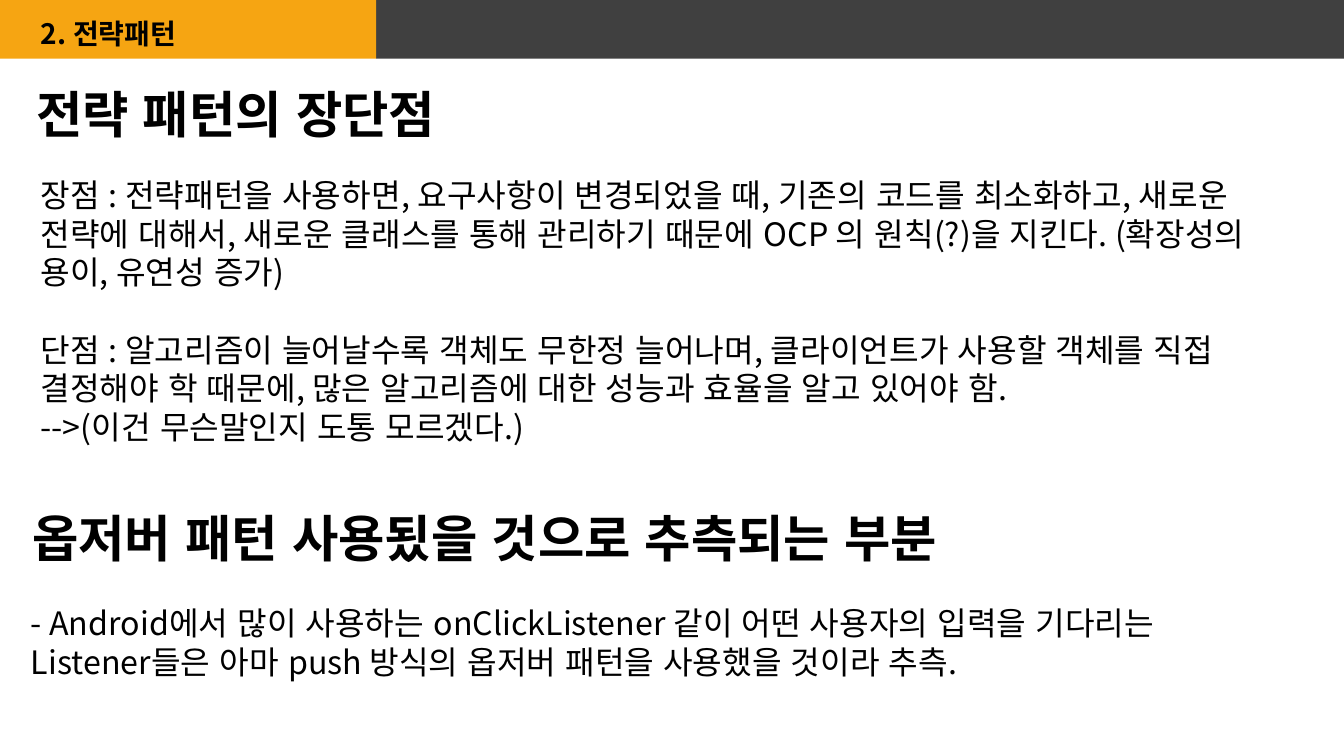
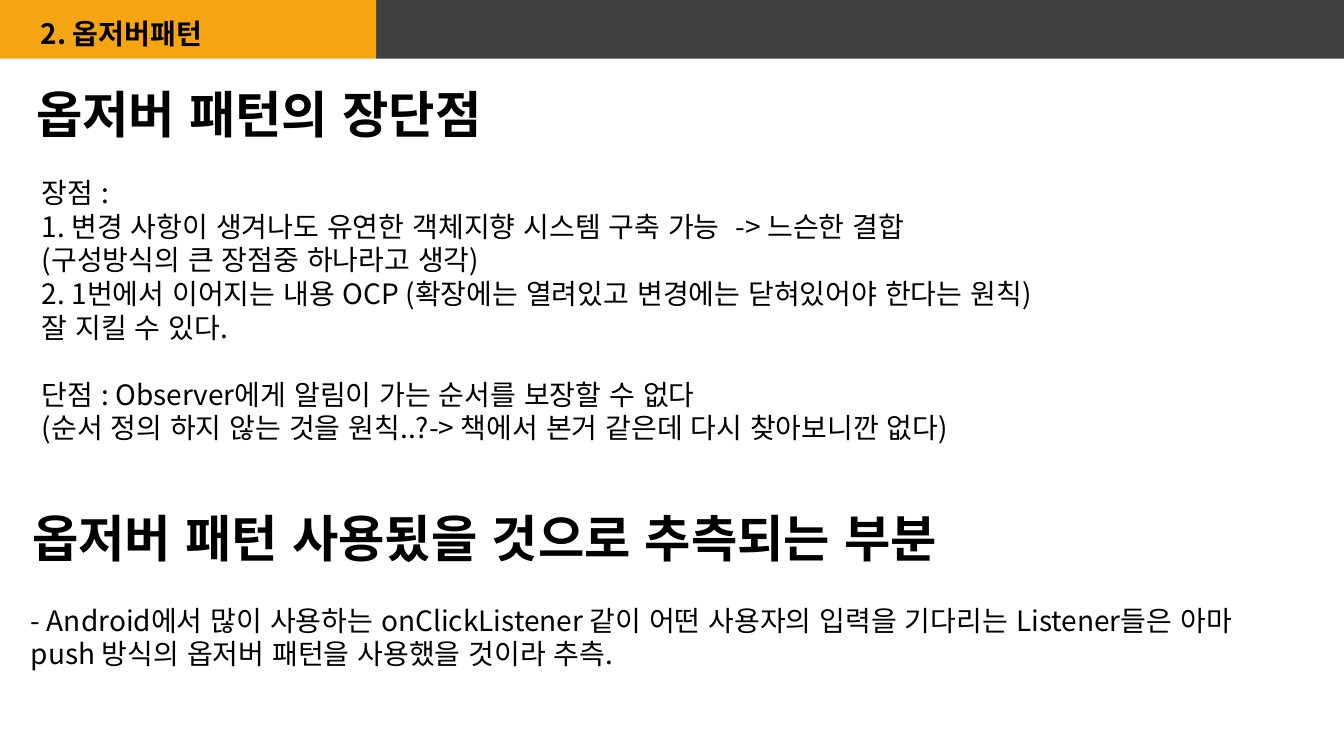
Before and after one commit to hosunghan-0821/DesignPattern, a slide deck: slide 7 of observer_Pattern.pptx. Drawn at 1344x756 pixels with LibreOffice and Linux fonts; fonts in the diff are those of the drawing. Boxes give left, top, right and bottom in pixels: in the first picture for what was removed or moved away, otherwise in the second. Text is boxed around its words. In the diff, an @@ line names an element or a change of style, - is before the commit and + after.

```diff
--- a/observer_Pattern.pptx
+++ b/observer_Pattern.pptx
@@ text at bbox=[41, 20, 202, 47]: text changed @@
-2. 전략패턴
+2. 옵저버패턴
@@ text at bbox=[36, 90, 481, 138]: text changed @@
-전략 패턴의 장단점
+옵저버 패턴의 장단점
@@ text at bbox=[42, 179, 1031, 444]: text changed; size 23 to 20 pt @@
-장점 : 전략패턴을 사용하면, 요구사항이 변경되었을 때, 기존의 코드를 최소화하고, 새로운 전략에 대해서, 새로운 클래스를 통해 관리하기 때문에 OCP 의 원칙(?)을 지킨다. (확장성의 용이, 유연성 증가)
-단점 : 알고리즘이 늘어날수록 객체도 무한정 늘어나며, 클라이언트가 사용할 객체를 직접 결정해야 학 때문에, 많은 알고리즘에 대한 성능과 효율을 알고 있어야 함.
--->(이건 무슨말인지 도통 모르겠다.)
+장점 :
+1. 변경 사항이 생겨나도 유연한 객체지향 시스템 구축 가능 -> 느슨한 결합
+(구성방식의 큰 장점중 하나라고 생각)
+2. 1번에서 이어지는 내용 OCP (확장에는 열려있고 변경에는 닫혀있어야 한다는 원칙)
+잘 지킬 수 있다.
+단점 : Observer에게 알림이 가는 순서를 보장할 수 없다
+(순서 정의 하지 않는 것을 원칙..?-> 책에서 본거 같은데 다시 찾아보니깐 없다)
@@ text "- Android에서 많이 사용하는 onClickListener ..." at bbox=[31, 607, 1232, 671]: size 23 to 20 pt @@
```
Also in this commit, not shown: 1 slide removed, 1 other file.
